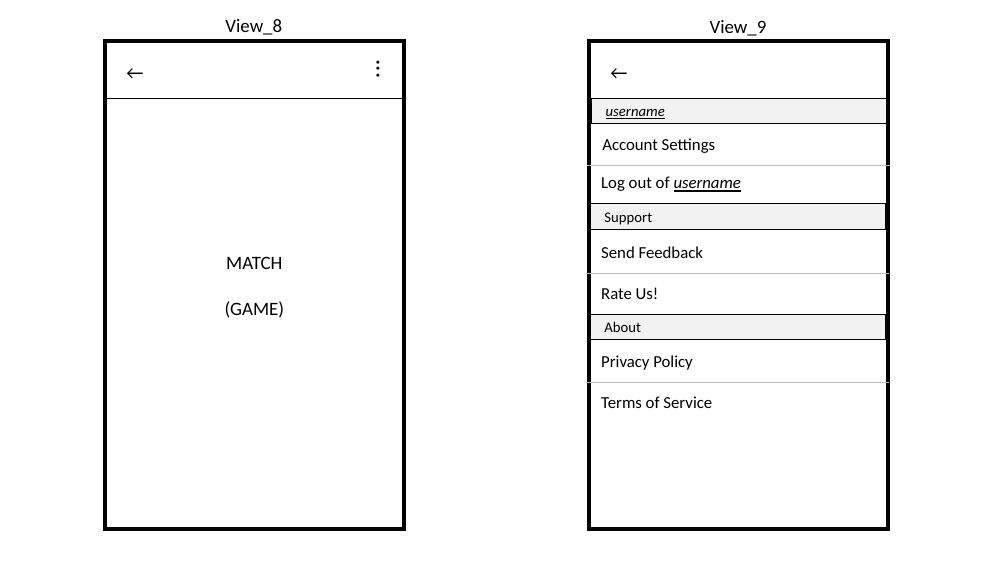
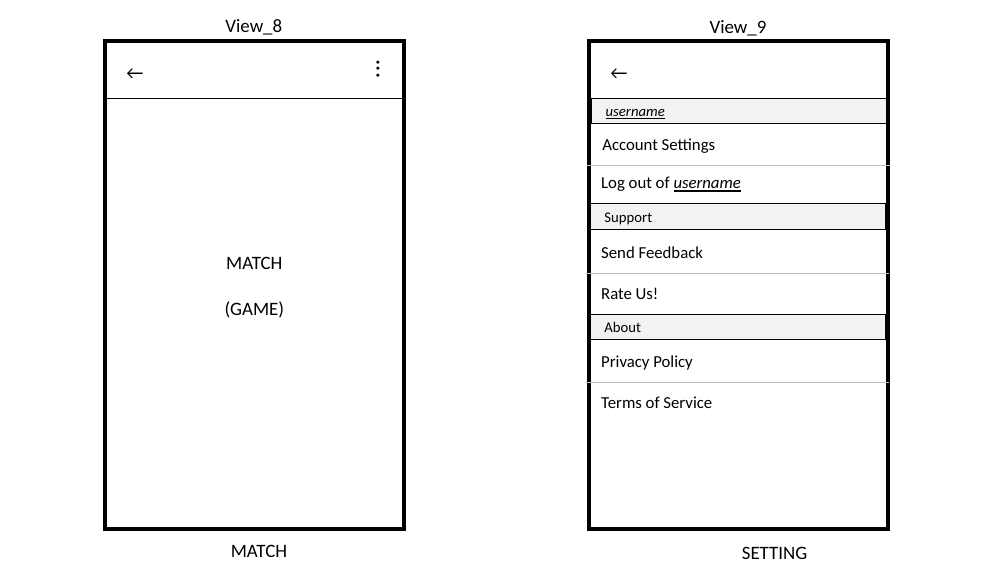
Before and after one commit to mhlee1215/IEDUFlashCard, a slide deck: slide 4 of Device Screen.pptx. Drawn at 1008x567 pixels with LibreOffice and Linux fonts; fonts in the diff are those of the drawing. Boxes give left, top, right and bottom in pixels: in the first picture for what was removed or moved away, otherwise in the second. Text is boxed around its words. In the diff, an @@ line names an element or a change of style, - is before the commit and + after.

```diff
--- a/Device Screen.pptx
+++ b/Device Screen.pptx
@@ text added at (231, 544, 287, 557), 18 pt, text #000000 @@
+MATCH
@@ text added at (742, 546, 807, 559), 18 pt, text #000000 @@
+SETTING
```
Also in this commit, not shown: 3 other slides changed, 15 other files.
